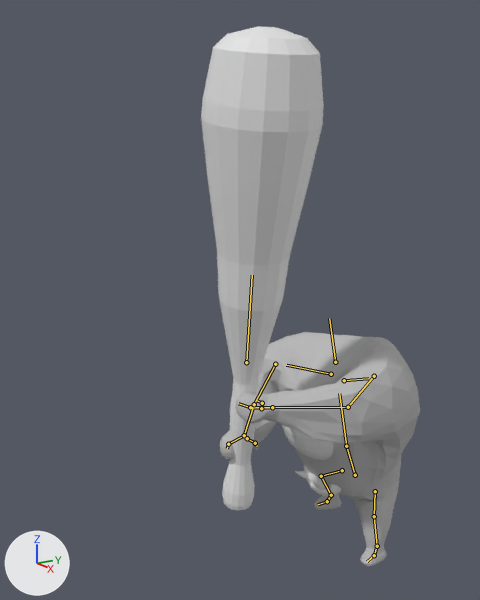
A saved change to the Blender file First3D/Assets/model/bigeyewithAUTOWeight.blend.
Camera for both pictures: a 50 mm lens placed at (5.74, -5.49, 5.23), pointed at (-0.11, -1.65, 3.41). The axes (+X, +Y, +Z) are drawn at lower left. The lights are the same throughout. Both versions are drawn at frame 13 of the action 'topAttack'; the numbers are the values there. The bones that bend it are drawn over the model as lines.
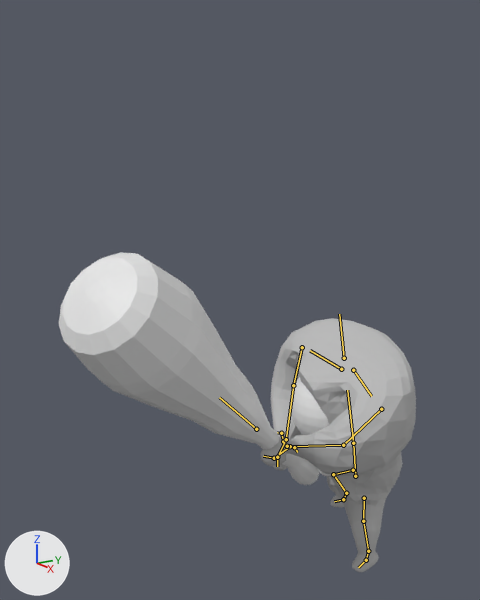
Pixel boxes [x1, y1, x2, y2] of what changed, in the pictures (480 x 600 px):
```json
{"object": "Sphere", "change": "posed", "before": [201, 26, 324, 510], "after": [59, 252, 319, 485], "on screen": "110% wider, 52% shorter"}
{"object": "Cube", "change": "posed", "before": [220, 332, 420, 566], "after": [261, 318, 416, 572], "on screen": "22% narrower, 9% taller"}
{"bone": "Body Down", "before": "(355, 475) to (346, 446)", "after": "(355, 476) to (353, 443)"}
{"bone": "Body Mid", "before": "(346, 446) to (339, 393)", "after": "(353, 443) to (347, 390)"}
{"bone": "Shoulder.L", "before": "(344, 380) to (368, 378)", "after": "(353, 370) to (371, 396)"}
{"bone": "Arm 01.L", "before": "(374, 376) to (348, 407)", "after": "(381, 409) to (343, 445)"}
{"bone": "Arm 02.L", "before": "(348, 407) to (272, 407)", "after": "(343, 445) to (290, 446)"}
{"bone": "Hand.L", "before": "(272, 407) to (250, 407)", "after": "(290, 446) to (274, 458)"}
{"bone": "Finger Top.L", "before": "(250, 407) to (238, 403)", "after": "(274, 458) to (263, 456)"}
{"bone": "Finger Down.L", "before": "(261, 408) to (262, 403)", "after": "(283, 441) to (281, 433)"}
{"bone": "Finger Down.L.001", "before": "(262, 403) to (256, 400)", "after": "(281, 433) to (277, 432)"}
{"bone": "Shoulder.R", "before": "(331, 374) to (286, 365)", "after": "(341, 369) to (310, 350)"}
{"bone": "Arm 01.R", "before": "(275, 364) to (254, 404)", "after": "(302, 347) to (293, 385)"}
{"bone": "Arm 02.R", "before": "(254, 404) to (244, 435)", "after": "(293, 385) to (286, 439)"}
{"bone": "Hand.R", "before": "(244, 435) to (228, 444)", "after": "(286, 439) to (277, 457)"}
{"bone": "Finger Down.R", "before": "(247, 438) to (255, 443)", "after": "(287, 446) to (294, 447)"}
{"bone": "Leg 03.L", "before": "(377, 546) to (374, 555)", "after": "(368, 551) to (366, 560)"}
{"bone": "Leg 02.R", "before": "(321, 476) to (331, 495)", "after": "(333, 474) to (346, 493)"}
{"bone": "Leg 03.R", "before": "(331, 495) to (327, 501)", "after": "(346, 493) to (343, 499)"}
```

Edits to the scene script, one JSON object a line:
```json
{"block": "bone_body_down", "where": "bone_body_down = bpy.data.objects['Armature'].pose.bones['Body Down']"}
{"op": "set", "path": "bone_body_down.location", "old": "(0.0, -0.51, -0.17)", "new": "(0.0, -0.57, -0.22)"}
{"op": "set", "path": "bone_body_down.rotation_quaternion", "old": "(0.972, 0.174, -0.002, -0.005)", "new": "(0.952, 0.067, -0.255, -0.021)", "note": "degrees (20, 0, -1) -> degrees (9, -30, -5)"}
{"block": "bone_body_mid", "where": "bone_body_mid = bpy.data.objects['Armature'].pose.bones['Body Mid']  # child of 'Body Down'"}
{"op": "set", "path": "bone_body_mid.rotation_quaternion", "old": "(0.997, -0.072, 0.0, 0.0)", "new": "(0.996, 0.018, 0.023, 0.0)", "note": "degrees (-8, 0, 0) -> degrees (2, 3, 0)"}
{"block": "bone_shoulder_l", "where": "bone_shoulder_l = bpy.data.objects['Armature'].pose.bones['Shoulder.L']  # child of 'Body Mid'"}
{"op": "set", "path": "bone_shoulder_l.location", "old": "(0.0, 0.0, 0.0)", "new": "(-0.2, -0.05, 0.18)"}
{"op": "set", "path": "bone_shoulder_l.rotation_quaternion", "old": "(0.952, 0.249, 0.18, -0.017)", "new": "(0.978, -0.026, 0.052, 0.03)", "note": "degrees (30, 21, 3) -> degrees (-3, 6, 3)"}
{"block": "bone_arm_01_l", "where": "bone_arm_01_l = bpy.data.objects['Armature'].pose.bones['Arm 01.L']  # child of 'Shoulder.L'"}
{"op": "set", "path": "bone_arm_01_l.location", "old": "(-0.07, -0.05, 0.07)", "new": "(-0.07, 0.29, -0.01)"}
{"op": "set", "path": "bone_arm_01_l.rotation_quaternion", "old": "(0.797, -0.016, -0.153, -0.584)", "new": "(0.8, -0.201, -0.004, -0.568)", "note": "degrees (9, -15, -74) -> degrees (-19, -13, -69)"}
{"block": "bone_arm_02_l", "where": "bone_arm_02_l = bpy.data.objects['Armature'].pose.bones['Arm 02.L']  # child of 'Arm 01.L'"}
{"op": "set", "path": "bone_arm_02_l.rotation_quaternion", "old": "(0.883, 0.153, -0.024, -0.443)", "new": "(0.832, -0.108, 0.262, -0.445)", "note": "degrees (17, 5, -52) -> degrees (-27, 21, -61)"}
{"block": "bone_hand_l", "where": "bone_hand_l = bpy.data.objects['Armature'].pose.bones['Hand.L']  # child of 'Arm 02.L'"}
{"op": "set", "path": "bone_hand_l.rotation_quaternion", "old": "(0.86, 0.045, -0.485, 0.151)", "new": "(0.456, 0.19, -0.81, 0.296)", "note": "degrees (-8, -58, 24) -> degrees (38, -120, 4)"}
{"block": "bone_finger_top_l", "where": "bone_finger_top_l = bpy.data.objects['Armature'].pose.bones['Finger Top.L']  # child of 'Hand.L'"}
{"op": "set", "path": "bone_finger_top_l.rotation_quaternion", "old": "(0.955, -0.172, -0.207, -0.125)", "new": "(0.968, -0.151, -0.038, -0.028)", "note": "degrees (-18, -26, -11) -> degrees (-18, -5, -3)"}
{"block": "bone_finger_down_l", "where": "bone_finger_down_l = bpy.data.objects['Armature'].pose.bones['Finger Down.L']  # child of 'Arm 02.L'"}
{"op": "set", "path": "bone_finger_down_l.location", "old": "(0.0, -0.07, 0.08)", "new": "(-0.04, -0.07, 0.27)"}
{"op": "set", "path": "bone_finger_down_l.rotation_quaternion", "old": "(0.57, -0.333, -0.381, -0.647)", "new": "(0.43, -0.119, -0.592, -0.585)", "note": "degrees (13, -60, -105) -> degrees (75, -47, -144)"}
{"block": "bone_finger_down_l_001", "where": "bone_finger_down_l_001 = bpy.data.objects['Armature'].pose.bones['Finger Down.L.001']  # child of 'Finger Down.L'"}
{"op": "set", "path": "bone_finger_down_l_001.rotation_quaternion", "old": "(0.948, 0.283, 0.054, 0.136)", "new": "(0.912, 0.329, 0.035, 0.217)", "note": "degrees (34, 1, 17) -> degrees (39, -5, 25)"}
{"block": "bone_shoulder_r", "where": "bone_shoulder_r = bpy.data.objects['Armature'].pose.bones['Shoulder.R']  # child of 'Body Mid'"}
{"op": "set", "path": "bone_shoulder_r.location", "old": "(0.0, 0.0, 0.0)", "new": "(-0.05, 0.07, -0.02)"}
{"op": "set", "path": "bone_shoulder_r.rotation_quaternion", "old": "(0.966, 0.081, 0.021, 0.246)", "new": "(0.951, 0.127, -0.092, 0.232)", "note": "degrees (10, 0, 29) -> degrees (12, -14, 26)"}
{"block": "bone_arm_01_r", "where": "bone_arm_01_r = bpy.data.objects['Armature'].pose.bones['Arm 01.R']  # child of 'Shoulder.R'"}
{"op": "set", "path": "bone_arm_01_r.rotation_quaternion", "old": "(0.799, -0.291, -0.169, 0.499)", "new": "(0.73, -0.412, -0.301, 0.486)", "note": "degrees (-39, 1, 64) -> degrees (-60, -2, 69)"}
{"block": "bone_arm_02_r", "where": "bone_arm_02_r = bpy.data.objects['Armature'].pose.bones['Arm 02.R']  # child of 'Arm 01.R'"}
{"op": "set", "path": "bone_arm_02_r.rotation_quaternion", "old": "(0.835, 0.153, 0.24, 0.471)", "new": "(0.847, 0.008, 0.272, 0.456)", "note": "degrees (30, 15, 63) -> degrees (17, 27, 61)"}
{"block": "bone_hand_r", "where": "bone_hand_r = bpy.data.objects['Armature'].pose.bones['Hand.R']  # child of 'Arm 02.R'"}
{"op": "set", "path": "bone_hand_r.rotation_quaternion", "old": "(0.963, 0.156, 0.13, -0.128)", "new": "(0.995, 0.06, 0.023, -0.071)", "note": "degrees (16, 17, -13) -> degrees (7, 3, -8)"}
{"block": "bone_finger_down_r", "where": "bone_finger_down_r = bpy.data.objects['Armature'].pose.bones['Finger Down.R']  # child of 'Arm 02.R'"}
{"op": "set", "path": "bone_finger_down_r.rotation_quaternion", "old": "(0.778, -0.512, 0.209, -0.045)", "new": "(0.719, -0.569, 0.26, -0.125)", "note": "degrees (-70, 18, -19) -> degrees (-81, 15, -32)"}
{"block": "bone_leg_03_l", "where": "bone_leg_03_l = bpy.data.objects['Armature'].pose.bones['Leg 03.L']  # child of 'Leg 02.L'"}
{"op": "set", "path": "bone_leg_03_l.rotation_quaternion", "old": "(0.99, 0.108, 0.038, 0.016)", "new": "(0.975, 0.188, 0.02, 0.104)", "note": "degrees (13, 4, 2) -> degrees (22, 0, 12)"}
{"block": "bone_leg_02_r", "where": "bone_leg_02_r = bpy.data.objects['Armature'].pose.bones['Leg 02.R']  # child of 'Leg 01.R'"}
{"op": "set", "path": "bone_leg_02_r.rotation_quaternion", "old": "(0.991, 0.011, -0.015, -0.129)", "new": "(0.976, 0.057, 0.089, -0.149)", "note": "degrees (1, -2, -15) -> degrees (5, 11, -17)"}
{"block": "bone_leg_03_r", "where": "bone_leg_03_r = bpy.data.objects['Armature'].pose.bones['Leg 03.R']  # child of 'Leg 02.R'"}
{"op": "set", "path": "bone_leg_03_r.rotation_quaternion", "old": "(0.996, -0.084, -0.005, -0.012)", "new": "(0.994, -0.065, -0.028, -0.031)", "note": "degrees (-10, -1, -1) -> degrees (-7, -3, -3)"}
{"block": "bone_leg_ik_l", "where": "bone_leg_ik_l = bpy.data.objects['Armature'].pose.bones['Leg IK.L']"}
{"op": "set", "path": "bone_leg_ik_l.location", "old": "(0.36, -0.27, 0.0)", "new": "(0.4, -0.67, 0.0)"}
{"block": "bone_leg_ik_r", "where": "bone_leg_ik_r = bpy.data.objects['Armature'].pose.bones['Leg IK.R']"}
{"op": "set", "path": "bone_leg_ik_r.location", "old": "(-0.32, 0.49, 0.0)", "new": "(-0.1, 1.04, 0.0)"}
{"op": "set", "path": "bone_leg_ik_r.rotation_quaternion", "old": "(0.998, 0.0, -0.012, -0.039)", "new": "(0.997, 0.0, -0.023, -0.074)", "note": "degrees (0, -1, -4) -> degrees (0, -3, -8)"}
```
